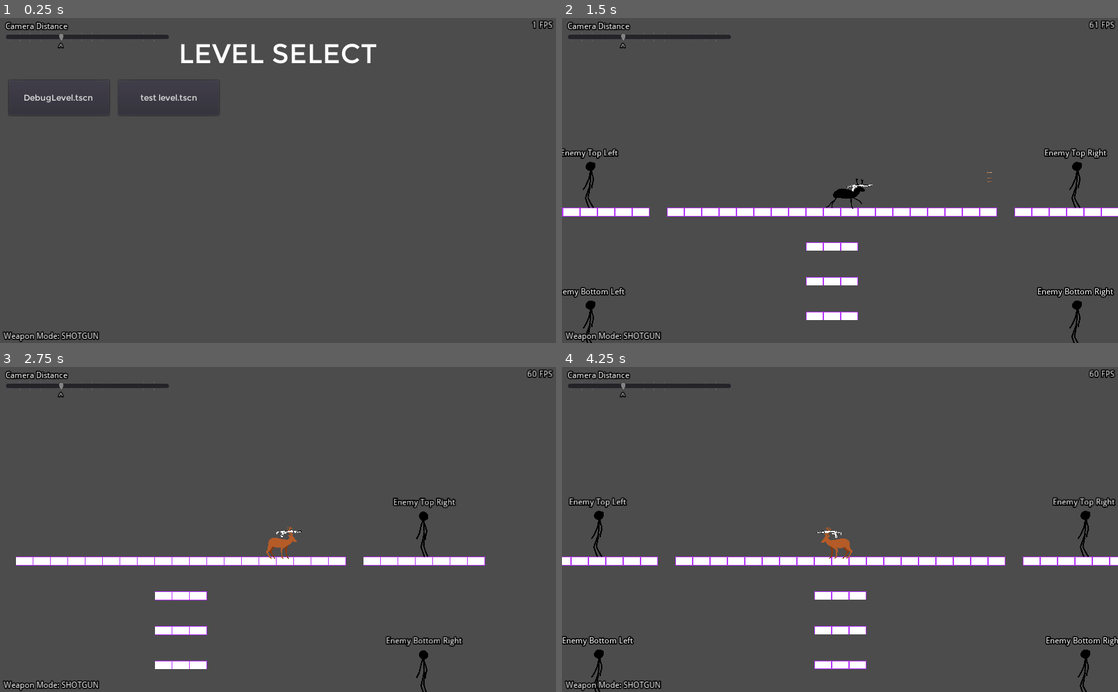
Above: before the commit, frames 1-4 (two rows, left to right).
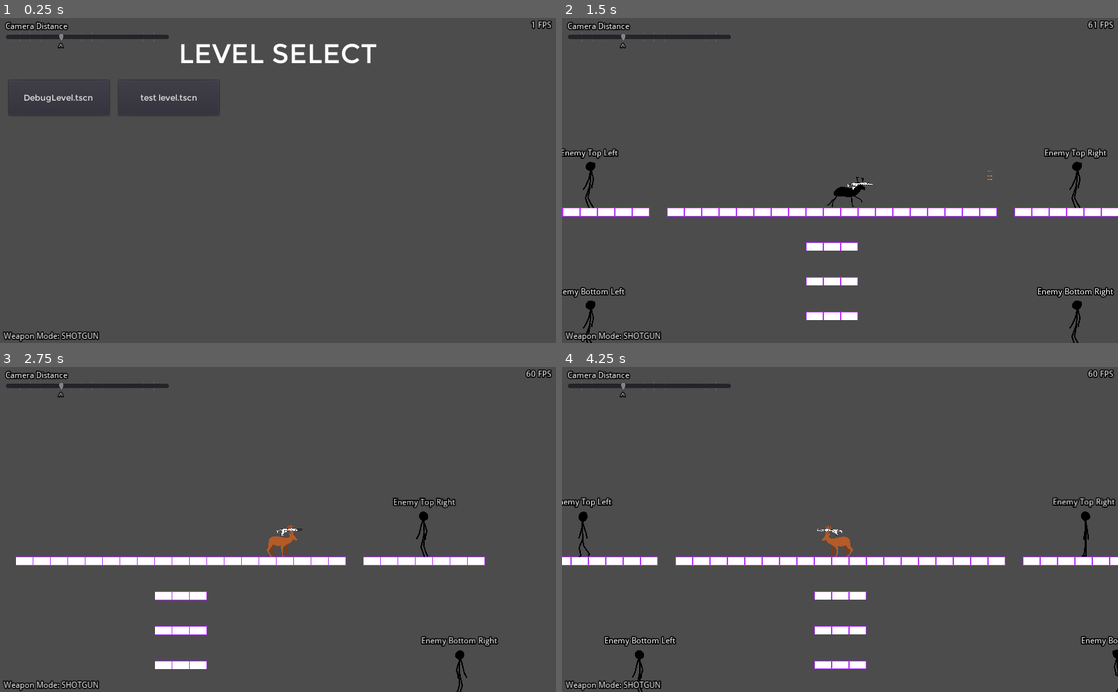
Above: after the commit, the same moments.

Repository: Zettexe/deer-game
Game: Godot game, scene res://Game.tscn
Two runs of this game, one before a commit and one after it. Both use one fixed random seed, a clock stepped at 60 frames per second and the inputs below.
Inputs (mouse positions are in pixels of both pictures, inside the frame that each line leads up to):
- Up to frame 1 (0.25 s): no input
- Up to frame 2 (1.5 s): click "DebugLevel.tscn" at 0.5 s; tap Enter at 1.25 s; move the mouse to (962, 164) at 1.27 s; hold D (right) from 1.28 s (still down); tap E (shoot) at 1.35 s
- Up to frame 3 (2.75 s): tap Space (jump) at 1.52, 1.82 s; click (400, 513) at 1.55 s; release D (right) at 2 s; drag from (166, 545) to (250, 594) at 2.02 s
- Up to frame 4 (4.25 s): move the mouse to (895, 458) at 2.77 s; hold A (left) 2.78-3.5 s; tap Space (jump) at 2.85 s; click (895, 458) at 2.92 s; tap E (shoot) at 3.05 s; drag from (812, 594) to (673, 480) at 3.52 s

The runs differ from the first frame. In frame 1, less than 0.1% of the frame differs, in the area x 95-100%, y 0-4%; in frame 2, 0.2%; in frame 3, 0.8%; in frame 4, 1.7%, in the area x 0-100%, y 0-100%.

Commit message:
Spaghetti Code
Added Enemy "AI", Some editable player variables (hidden for now) + other small fixes

Diff:
--- a/Game/DebugGUI.tscn
+++ b/Game/DebugGUI.tscn
@@ -32,6 +32,35 @@
 theme = ExtResource( 1 )
 text = "^"
 
+[node name="JumpHeightSlider" type="HSlider" parent="."]
+visible = false
+margin_left = 10.0
+margin_top = 82.0
+margin_right = 312.0
+margin_bottom = 102.0
+theme = ExtResource( 1 )
+min_value = 50.0
+max_value = 900.0
+step = 50.0
+value = 400.0
+tick_count = 18
+ticks_on_borders = true
+
+[node name="Label" type="Label" parent="JumpHeightSlider"]
+margin_top = -20.0
+margin_right = 230.0
+margin_bottom = -3.0
+theme = ExtResource( 1 )
+text = "Jump Height"
+
+[node name="StartValueLabel" type="Label" parent="JumpHeightSlider"]
+margin_left = 120.0
+margin_top = 19.0
+margin_right = 129.0
+margin_bottom = 38.0
+theme = ExtResource( 1 )
+text = "^"
+
 [node name="WeaponModeLabel" type="Label" parent="."]
 anchor_top = 1.0
 anchor_bottom = 1.0
@@ -52,4 +81,25 @@
 grow_horizontal = 0
 theme = ExtResource( 1 )
 text = "60"
-align = 2
+
+[node name="VariableJumpHeightCheck" type="CheckButton" parent="."]
+visible = false
+margin_left = 7.0
+margin_top = 122.0
+margin_right = 312.0
+margin_bottom = 162.0
+focus_mode = 0
+theme = ExtResource( 1 )
+enabled_focus_mode = 0
+text = "Variable Jump Height"
+
+[node name="DoubleJumpCheck" type="CheckButton" parent="."]
+visible = false
+margin_left = 7.0
+margin_top = 162.0
+margin_right = 312.0
+margin_bottom = 202.0
+focus_mode = 0
+theme = ExtResource( 1 )
+enabled_focus_mode = 0
+text = "Double Jump"
--- a/Game/Enemy/ColorShader.tres
+++ b/Game/Enemy/DamageShader.tres
@@ -14,5 +14,6 @@
 "
 
 [resource]
+resource_local_to_scene = true
 shader = SubResource( 1 )
-shader_param/new_color = Color( 0.352941, 0, 0, 1 )
+shader_param/new_color = Color( 0, 0, 0, 0 )
--- a/Game/Enemy/Enemy.gd
+++ b/Game/Enemy/Enemy.gd
@@ -1,21 +1,139 @@
 extends KinematicBody2D
 
-class_name Enemy
+var SPEED = 100.0
 
 onready var sprite = $Sprite
+onready var timer: int = rand_range(0, 500)
+
+var label
 var move_position = Vector2.ZERO
+var currently_moving = false
+var freeze_movement = false
+var lock_movement = false
+var origin_color = Color.black
+var attacking = false
+var current_direction = -1
 
 func _process(delta):
-	pass
+	if $AnimationTree.get("parameters/state/current") != 2:
+		attacking = false
+
+	if timer == 0:
+		var value = (randi() % 100 + 1)
+		if value <= 30:
+			$AnimationTree.set("parameters/state/current", 2)
+			attacking = true
+		else:
+			while abs(move_position.x) < 50:
+				move_position.x = int(rand_range(-200, 200))
+			$RayCast2D.position.x = move_position.x * -current_direction
+			move_position.x = position.x - move_position.x
+
+			var target = move_position - position
+			var direction = target.x / abs(target.x)
+
+			scale.x = direction * current_direction
+			current_direction = direction
+
+		timer = rand_range(100, 500)
+	elif not currently_moving and not freeze_movement and not lock_movement and not attacking:
+		timer -= 1
+
+	if freeze_movement and Input.is_action_just_released("click"):
+		if lock_movement:
+			origin_color = Color.black
+			sprite.material.set_shader_param("new_color", origin_color)
+			lock_movement = false
+		else:
+			origin_color = Color.aqua
+			sprite.material.set_shader_param("new_color", origin_color)
+			move_position = Vector2.ZERO
+			lock_movement = true
+
+#	label.text = (
+#		str(move_position.x)
+#		+ ", "
+#		+ str(position.x)
+#		+ ", "
+#		+ str(move_position.x - position.x)
+#		+ "\n"
+#		+ str(currently_moving)
+#		+ ", "
+#		+ str(freeze_movement)
+#		+ ", "
+#		+ str(lock_movement)
+#		+ ", "
+#		+ str(attacking)
+#		+ "\n"
+#		+ str(sprite.flip_h)
+#		+ ", "
+#		+ str(timer)
+#		+ ", "
+#		+ str(scale.x)
+#	)
+
 
 func _physics_process(delta):
+	if move_position.x == 0:
+		return
 
-	pass
+	if not currently_moving:
+		if $RayCast2D.is_colliding():
+			currently_moving = true
+			$AnimationTree.set("parameters/state/current", 1)
+		else:
+			move_position = position
+			timer = 0
+
+	if move_position.x != position.x:
+		var target = move_position - position
+		var direction = target.x / abs(target.x)
+		$RayCast2D.position.x = target.x * -current_direction
+		move_and_collide(Vector2(direction, 0) * SPEED * delta)
+
+
+	if abs(move_position.x - position.x) < 10:
+		move_position = Vector2.ZERO
+		currently_moving = false
+		$AnimationTree.set("parameters/state/current", 0)
+
+	label.rect_position = position + Vector2(0 - (label.rect_size.x / 2), -60)
+
 
 func damage_event():
-	sprite.material = preload("res://Game/Enemy/ColorShader.tres")
+	sprite.material.set_shader_param("new_color", Color.darkred)
 	yield(get_tree().create_timer(0.1), "timeout")
-	sprite.material = null
+	sprite.material.set_shader_param("new_color", origin_color)
+
 
 func is_class(c_name: String):
 	return c_name == "Enemy"
+
+
+var temp_move_position
+
+
+func _on_mouse_entered_hitbox():
+	freeze_movement = true
+	temp_move_position = move_position
+	move_position = Vector2.ZERO
+	pass  # Replace with function body.
+
+
+func _on_mouse_exited_hitbox():
+	freeze_movement = false
+	move_position = temp_move_position
+	pass  # Replace with function body.
+
+
+onready var grenade = $Grenade
+
+func _show_grenade(show_grenade: bool):
+	grenade.visible = show_grenade
+
+
+func _detach_grenade():
+	var detached_grenade = preload("res://Game/Grenade/Grenade.tscn").instance()
+	detached_grenade.global_position = grenade.global_position
+	detached_grenade.velocity = Vector2(500 * current_direction, -300)
+	get_parent().add_child(detached_grenade)
--- a/Game/Enemy/Enemy.tscn
+++ b/Game/Enemy/Enemy.tscn
@@ -1,10 +1,12 @@
-[gd_scene load_steps=13 format=2]
+[gd_scene load_steps=14 format=2]
 
 [ext_resource path="res://Assets/Enemy/Enemy.png" type="Texture" id=1]
 [ext_resource path="res://Assets/Enemy/Animations/Attack.tres" type="Animation" id=2]
 [ext_resource path="res://Assets/Enemy/Animations/Walk.tres" type="Animation" id=3]
 [ext_resource path="res://Assets/Enemy/Animations/Idle.tres" type="Animation" id=4]
 [ext_resource path="res://Game/Enemy/Enemy.gd" type="Script" id=5]
+[ext_resource path="res://Game/Enemy/DamageShader.tres" type="Material" id=6]
+[ext_resource path="res://Assets/Grenade.png" type="Texture" id=7]
 
 [sub_resource type="AnimationNodeAnimation" id=4]
 animation = "Attack"
@@ -40,15 +42,13 @@
 radius = 14.0
 height = 60.0
 
-[sub_resource type="CircleShape2D" id=9]
-radius = 20.0
-
 [node name="Enemy" type="KinematicBody2D"]
 collision_layer = 2
-collision_mask = 2
+collision_mask = 0
 script = ExtResource( 5 )
 
 [node name="Sprite" type="Sprite" parent="."]
+material = ExtResource( 6 )
 scale = Vector2( 0.3, 0.3 )
 texture = ExtResource( 1 )
 hframes = 5
@@ -70,7 +70,23 @@
 position = Vector2( 0, 8 )
 shape = SubResource( 8 )
 
-[node name="Hitbox" type="CollisionShape2D" parent="."]
-position = Vector2( -40, -6 )
-shape = SubResource( 9 )
-disabled = true
+[node name="Control" type="Control" parent="CollisionShape2D"]
+margin_left = -14.0
+margin_top = -44.0
+margin_right = 14.0
+margin_bottom = 44.0
+
+[node name="RayCast2D" type="RayCast2D" parent="."]
+position = Vector2( 0, 50 )
+enabled = true
+cast_to = Vector2( 0, 10 )
+collision_mask = 4
+
+[node name="Grenade" type="Sprite" parent="."]
+visible = false
+position = Vector2( 8, 18 )
+scale = Vector2( 0.01, 0.01 )
+texture = ExtResource( 7 )
+
+[connection signal="mouse_entered" from="CollisionShape2D/Control" to="." method="_on_mouse_entered_hitbox"]
+[connection signal="mouse_exited" from="CollisionShape2D/Control" to="." method="_on_mouse_exited_hitbox"]
--- /dev/null
+++ b/Game/Grenade/Grenade.gd
@@ -0,0 +1,44 @@
+extends KinematicBody2D
+
+# Globalize these later for consistency
+const UP = Vector2.UP
+const GRAVITY = 1000
+const MAX_FALL_SPEED = 500
+
+var velocity = Vector2.ZERO
+var timer: int = rand_range(50, 100)
+
+func _physics_process(delta):
+	if timer <= 0:
+		if $Sprite.visible:
+			$Sprite.visible = false
+			$AnimationPlayer.play("Explode")
+			$ExplosionRadius/CollisionShape2D.disabled = false
+		return
+
+	velocity.y += GRAVITY * delta
+	velocity.y = min(velocity.y, MAX_FALL_SPEED)
+	var collision = move_and_collide(velocity * delta)
+	if collision:
+		if collision.normal.x != 0:
+			velocity.x = collision.normal.x * velocity.x / 2
+		else:
+			velocity.x *= 0.6
+
+		if collision.normal.y != 0:
+			velocity.y = collision.normal.y * velocity.y / 2
+		else:
+			velocity.y *= 0.6
+
+	timer -= 1
+
+func _destroy_grenade():
+	queue_free()
+
+
+func _on_ExplosionRadius_body_entered(body):
+	if not body.has_method("damage_event"):
+		print(body.name + " does not have a damage state")
+		return
+
+	body.damage_event()
--- /dev/null
+++ b/Game/Grenade/Grenade.tscn
@@ -0,0 +1,89 @@
+[gd_scene load_steps=8 format=2]
+
+[ext_resource path="res://Assets/Grenade.png" type="Texture" id=1]
+[ext_resource path="res://Game/Grenade/Grenade.gd" type="Script" id=2]
+[ext_resource path="res://Assets/Explosions/explosion-1.png" type="Texture" id=3]
+[ext_resource path="res://Assets/Sounds/Guns/grenade.wav" type="AudioStream" id=4]
+
+[sub_resource type="CapsuleShape2D" id=1]
+radius = 4.0
+height = 10.0
+
+[sub_resource type="CircleShape2D" id=2]
+radius = 139.004
+
+[sub_resource type="Animation" id=3]
+resource_name = "Explode"
+length = 0.8
+tracks/0/type = "value"
+tracks/0/path = NodePath("ExplosionSprite:frame")
+tracks/0/interp = 1
+tracks/0/loop_wrap = true
+tracks/0/imported = false
+tracks/0/enabled = true
+tracks/0/keys = {
+"times": PoolRealArray( 0, 0.0495526, 0.0996994, 0.149553, 0.200606, 0.249553, 0.299699, 0.349553, 0.398793 ),
+"transitions": PoolRealArray( 1, 1, 1, 1, 1, 1, 1, 1, 1 ),
+"update": 1,
+"values": [ 7, 0, 1, 2, 3, 4, 5, 6, 7 ]
+}
+tracks/1/type = "method"
+tracks/1/path = NodePath(".")
+tracks/1/interp = 1
+tracks/1/loop_wrap = true
+tracks/1/imported = false
+tracks/1/enabled = true
+tracks/1/keys = {
+"times": PoolRealArray( 0.8 ),
+"transitions": PoolRealArray( 1 ),
+"values": [ {
+"args": [  ],
+"method": "_destroy_grenade"
+} ]
+}
+tracks/2/type = "value"
+tracks/2/path = NodePath("AudioStreamPlayer2D:playing")
+tracks/2/interp = 1
+tracks/2/loop_wrap = true
+tracks/2/imported = false
+tracks/2/enabled = true
+tracks/2/keys = {
+"times": PoolRealArray( 0.05 ),
+"transitions": PoolRealArray( 1 ),
+"update": 1,
+"values": [ true ]
+}
+
+[node name="Grenade" type="KinematicBody2D"]
+collision_layer = 0
+collision_mask = 4
+script = ExtResource( 2 )
+
+[node name="CollisionShape2D" type="CollisionShape2D" parent="."]
+shape = SubResource( 1 )
+
+[node name="Sprite" type="Sprite" parent="."]
+position = Vector2( -1, 0 )
+scale = Vector2( 0.01, 0.01 )
+texture = ExtResource( 1 )
+
+[node name="ExplosionSprite" type="Sprite" parent="."]
+scale = Vector2( 10, 10 )
+texture = ExtResource( 3 )
+hframes = 8
+frame = 7
+
+[node name="ExplosionRadius" type="Area2D" parent="."]
+
+[node name="CollisionShape2D" type="CollisionShape2D" parent="ExplosionRadius"]
+shape = SubResource( 2 )
+disabled = true
+
+[node name="AnimationPlayer" type="AnimationPlayer" parent="."]
+anims/Explode = SubResource( 3 )
+
+[node name="AudioStreamPlayer2D" type="AudioStreamPlayer2D" parent="."]
+stream = ExtResource( 4 )
+volume_db = 10.0
+
+[connection signal="body_entered" from="ExplosionRadius" to="." method="_on_ExplosionRadius_body_entered"]
--- a/Game/LevelSelect/LevelSelect.gd
+++ b/Game/LevelSelect/LevelSelect.gd
@@ -58,13 +58,17 @@
 	game.remove_child(self)
 
 func set_enemies_labels(node):
+	var container = Node2D.new()
+	get_parent().add_child(container)
 	for N in node.get_children():
 		if N.is_class("Enemy"):
 			var label = Label.new()
 			label.theme = load("Game/DebugTheme.tres")
 			label.text = N.name
-			get_parent().add_child(label)
+			container.add_child(label)
 			label.rect_position = N.position + Vector2(0 - (label.rect_size.x / 2), -60)
+			label.anchor_bottom
+			N.label = label
 			continue
 
 		if N.get_child_count() > 0:
--- a/Game/Pellet/Pellet.gd
+++ b/Game/Pellet/Pellet.gd
@@ -17,8 +17,6 @@
 	if collision == null:
 		return
 
-	print(collision.collider.name)
-
 	# Failsafe
 	if not collision.collider.has_method("damage_event"):
 		print(collision.collider.name + " does not have a damage state")
--- a/Game/Player/Player.gd
+++ b/Game/Player/Player.gd
@@ -1,12 +1,9 @@
 extends KinematicBody2D
 
-class_name Player
-
-const UP = Vector2(0, -1)
+const UP = Vector2.UP
 const GRAVITY = 1000
 const MAX_FALL_SPEED = 500
 const MAX_SPEED = 300.0
-const JUMP_FORCE = 400
 const ACCELERATION = 20
 const DEADZONE = 0.1
 
@@ -18,21 +15,36 @@
 onready var pellet_exit = $Main/Gun/Flash.global_position
 onready var gun_mode_label = get_parent().get_node("./DebugGUI/WeaponModeLabel")
 
+var jump_force = 400
+
 var direction = 1
 var motion = Vector2()
 var action_strength = 0
 var time_held_drop = 0
+var jumps_left = 2
+var double_jump = false
+var variable_jump_height = false
 
 
 func _ready():
-	get_parent().get_node("./DebugGUI/CameraSlider").value = $Camera2D.zoom.x
+	var game = get_parent()
+	game.get_node("./DebugGUI/CameraSlider").value = $Camera2D.zoom.x
+	game.get_node("./DebugGUI/JumpHeightSlider").value = jump_force
+	game.get_node("./DebugGUI/DoubleJumpCheck").pressed = double_jump
+	game.get_node("./DebugGUI/DoubleJumpCheck").pressed = variable_jump_height
+
 	anim_tree.active = true
 
 
 func _process(_delta):
-	var zoom = get_parent().get_node("./DebugGUI/CameraSlider").value
+	var game = get_parent()
+	var zoom = game.get_node("./DebugGUI/CameraSlider").value
 	$Camera2D.zoom = Vector2(zoom, zoom)
 	$Camera2D.position.y = -50 * zoom
+
+	jump_force = game.get_node("./DebugGUI/JumpHeightSlider").value
+	double_jump = game.get_node("./DebugGUI/DoubleJumpCheck").pressed
+	variable_jump_height = game.get_node("./DebugGUI/DoubleJumpCheck").pressed
 
 	pellet_exit = $Main/Gun/Flash.global_position
 
@@ -44,18 +56,17 @@
 	direction = main_sprite.scale.x / abs(main_sprite.scale.x)
 
 	motion.y += GRAVITY * delta
-	if motion.y > MAX_FALL_SPEED:
-		motion.y = MAX_FALL_SPEED
+	motion.y = min(motion.y, MAX_FALL_SPEED)
 
-	if Input.is_action_pressed("left") and action_strength:
+	if Input.is_action_pressed("left") and not Input.is_action_pressed("right") and action_strength:
 		main_sprite.scale.x = -abs(main_sprite.scale.x)
 		motion.x -= ACCELERATION
-	elif Input.is_action_pressed("right") and action_strength:
+	elif Input.is_action_pressed("right") and not Input.is_action_pressed("left") and action_strength:
 		main_sprite.scale.x = abs(main_sprite.scale.x)
 		motion.x += ACCELERATION
 	else:
 		anim_tree.set("parameters/movement_state/current", 0)
-		motion.x = lerp(motion.x, 0, 0.2)
+		motion.x = lerp(motion.x, 0, 0.1)
 
 	motion.x = clamp(motion.x, -MAX_SPEED * abs(action_strength), MAX_SPEED * abs(action_strength))
 
@@ -63,8 +74,8 @@
 		((abs(motion.x) - (MAX_SPEED * DEADZONE)) / (MAX_SPEED / 2) + (0.2 * (MAX_SPEED / 300)))
 		* 2
 	)
+
 	anim_tree.set("parameters/walk_speed/scale", walk_speed)
-	print(motion.x)
 	if action_strength:
 		anim_tree.set("parameters/movement_state/current", 1)
 		if abs(motion.x) >= (MAX_SPEED / 3):
@@ -73,8 +84,13 @@
 	on_floor_checks()
 	motion = move_and_slide(motion, UP)
 
+#	if motion.y != 0:
+#		print(motion.y)
+
 	if Input.is_action_just_pressed("shoot"):
 		var p = load("Game/Pellet/Pellet.tscn")
+
+		$GunPlayer.play()
 
 		match gun_mode:
 			Gun_Mode.RIFLE:
@@ -96,19 +112,21 @@
 func on_floor_checks():
 	if is_on_floor():
 		anim_tree.set("parameters/in_air_state/current", 0)
-		if Input.is_action_just_pressed("jump"):
-			if Input.is_action_pressed("down") and action_strength < 0.2:
-				position.y += 1
-			else:
-				anim_tree.set("parameters/jump_state/current", 0)
-				motion.y = -JUMP_FORCE
-
-# warning-ignore:return_value_discarded
-			move_and_collide(Vector2.ZERO)  # Potentially expensive computationally
+		jumps_left = 2
 	else:
 		anim_tree.set("parameters/in_air_state/current", 1)
 		if motion.y > 0:
 			anim_tree.set("parameters/jump_state/current", 1)
+
+	if Input.is_action_just_pressed("jump") and ((double_jump and jumps_left > 0) or is_on_floor()):
+		if Input.is_action_pressed("down") and is_on_floor() and action_strength == 0:
+			position.y += 1
+			# warning-ignore:return_value_discarded
+			move_and_collide(Vector2.ZERO)  # Potentially expensive computationally
+		else:
+			anim_tree.set("parameters/jump_state/current", 0)
+			motion.y = -jump_force
+			jumps_left -= 1
 
 
 func create_pellet(scene, random = 0):
@@ -118,5 +136,14 @@
 	get_parent().add_child(pellet)
 
 
+func _play_footstep():
+	$FootstepPlayer.pitch_scale = rand_range(0.9, 1.1)
+	$FootstepPlayer.play()
+
+func damage_event():
+	main_sprite.self_modulate = Color.darkred
+	yield(get_tree().create_timer(0.1), "timeout")
+	main_sprite.self_modulate = Color.white
+
 func is_class(c_name: String):
 	return c_name == "Player"
--- a/Game/Player/Player.tscn
+++ b/Game/Player/Player.tscn
@@ -11,6 +11,8 @@
 [ext_resource path="res://Game/Player/Player.gd" type="Script" id=9]
 [ext_resource path="res://Assets/Deer/Muzzle Flash/Flash.png" type="Texture" id=10]
 [ext_resource path="res://Assets/Deer/Animations/PlayerAnimTree.tres" type="AnimationNodeBlendTree" id=11]
+[ext_resource path="res://Assets/Sounds/Guns/gun.wav" type="AudioStream" id=12]
+[ext_resource path="res://Assets/Sounds/Deer/Footstep.wav" type="AudioStream" id=13]
 
 [sub_resource type="Animation" id=2]
 length = 0.001
@@ -28,9 +30,10 @@
 }
 
 [sub_resource type="RectangleShape2D" id=3]
-extents = Vector2( 20.75, 25 )
+extents = Vector2( 19, 21 )
 
 [node name="Player" type="KinematicBody2D"]
+collision_mask = 5
 script = ExtResource( 9 )
 
 [node name="AnimationTree" type="AnimationTree" parent="."]
@@ -53,8 +56,9 @@
 anims/Walk = ExtResource( 3 )
 
 [node name="Main" type="Sprite" parent="."]
-position = Vector2( 0, -26.8 )
+position = Vector2( 1, -30 )
 scale = Vector2( 0.2, 0.2 )
+z_index = 1
 texture = ExtResource( 2 )
 hframes = 5
 vframes = 8
@@ -72,8 +76,7 @@
 frame = 10
 
 [node name="CollisionShape2D" type="CollisionShape2D" parent="."]
-visible = false
-position = Vector2( -9.04998e-07, -20.75 )
+position = Vector2( -7.27177e-06, -19 )
 rotation = 1.5708
 shape = SubResource( 3 )
 
@@ -83,5 +86,9 @@
 smoothing_enabled = true
 smoothing_speed = 10.0
 
-[node name="Node2D" type="Node2D" parent="."]
-position = Vector2( -7, 0 )
+[node name="GunPlayer" type="AudioStreamPlayer2D" parent="."]
+stream = ExtResource( 12 )
+volume_db = 10.0
+
+[node name="FootstepPlayer" type="AudioStreamPlayer2D" parent="."]
+stream = ExtResource( 13 )
--- a/Levels/DebugLevel.tscn
+++ b/Levels/DebugLevel.tscn
@@ -15,6 +15,8 @@
 [node name="TileMap" type="TileMap" parent="."]
 tile_set = ExtResource( 1 )
 cell_size = Vector2( 32, 32 )
+collision_layer = 6
+collision_mask = 4
 format = 1
 tile_data = PoolIntArray( -1048542, 12, 0, -1048541, 12, 0, -1048540, 12, 0, -1048539, 12, 0, -1048538, 12, 0, -1048537 …(265331 unchanged characters)…
 
--- a/project.godot
+++ b/project.godot
@@ -7,22 +7,6 @@
 ;   param=value ; assign values to parameters
 
 config_version=4
-
-_global_script_classes=[ {
-"base": "KinematicBody2D",
-"class": "Enemy",
-"language": "GDScript",
-"path": "res://Game/Enemy/Enemy.gd"
-}, {
-"base": "KinematicBody2D",
-"class": "Player",
-"language": "GDScript",
-"path": "res://Game/Player/Player.gd"
-} ]
-_global_script_class_icons={
-"Enemy": "",
-"Player": ""
-}
 
 [application]
 
@@ -103,6 +87,11 @@
 , Object(InputEventKey,"resource_local_to_scene":false,"resource_name":"","device":0,"alt":false,"shift":false,"control":false,"meta":false,"command":false,"pressed":false,"scancode":68,"physical_scancode":0,"unicode":0,"echo":false,"script":null)
  ]
 }
+click={
+"deadzone": 0.5,
+"events": [ Object(InputEventMouseButton,"resource_local_to_scene":false,"resource_name":"","device":0,"alt":false,"shift":false,"control":false,"meta":false,"command":false,"button_mask":0,"position":Vector2( 0, 0 ),"global_position":Vector2( 0, 0 ),"factor":1.0,"button_index":1,"pressed":false,"doubleclick":false,"script":null)
+ ]
+}
 
 [physics]
 
Not shown: 1 places in Game/Player/Player.tscn that only renumber resources
